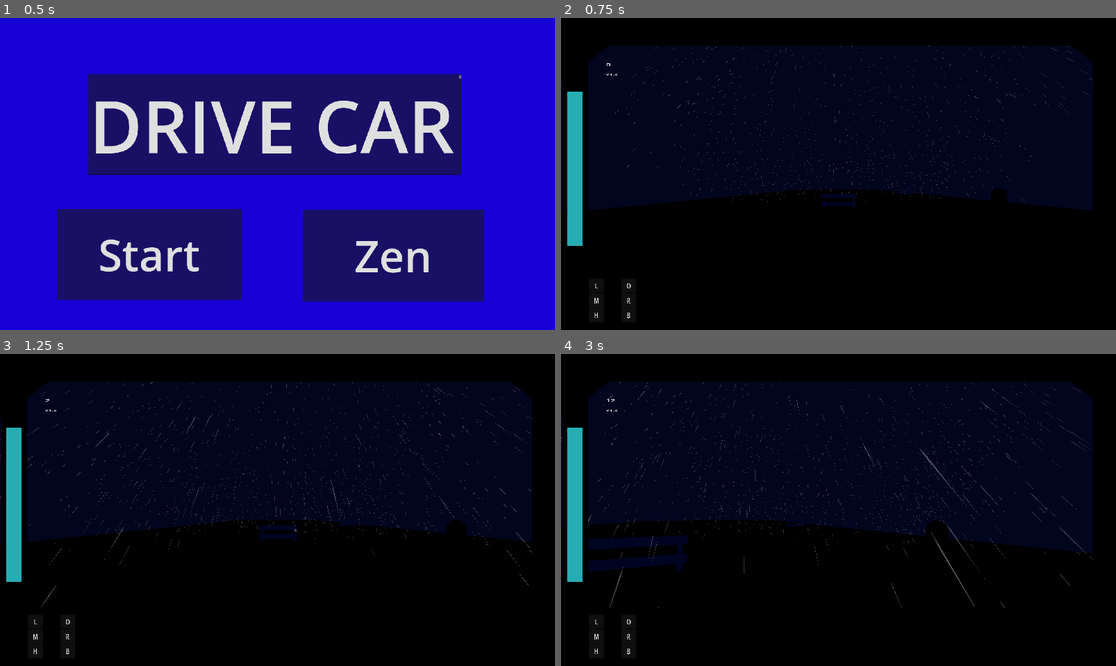
Above: before the commit, frames 1-4 (two rows, left to right).
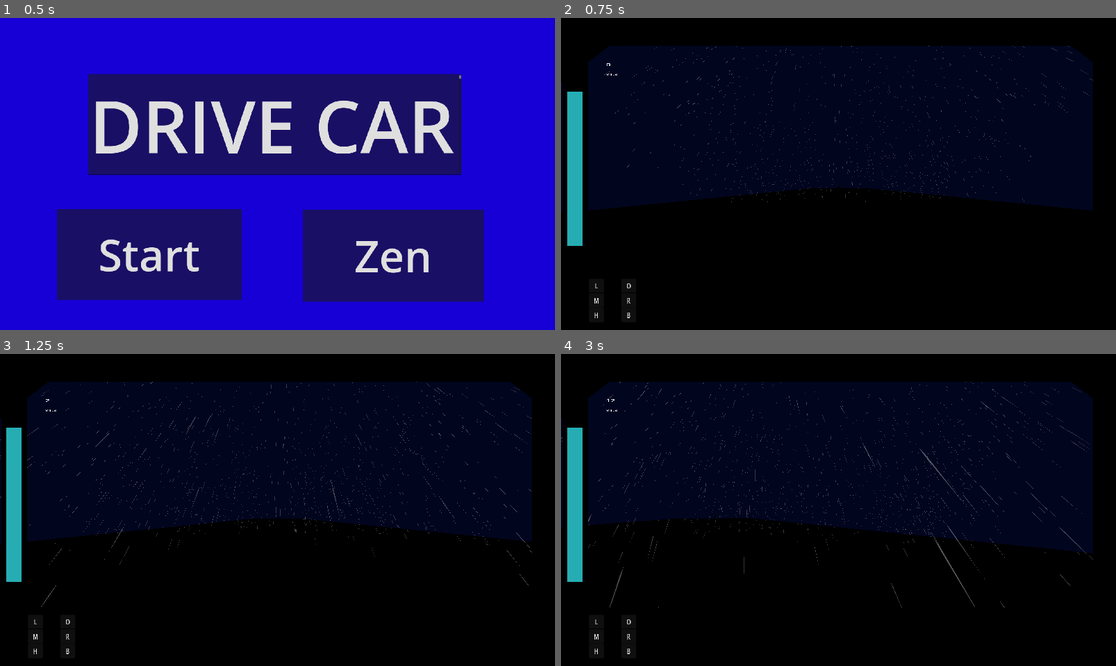
Above: after the commit, the same moments.

Repository: reniby/Southbound
Game: Godot game, scene res://Scenes/menu.tscn
Two runs of this game, one before a commit and one after it. Both use one fixed random seed, a clock stepped at 60 frames per second and the inputs below.
Inputs (mouse positions are in pixels of both pictures, inside the frame that each line leads up to):
- Up to frame 1 (0.5 s): no input
- Up to frame 2 (0.75 s): click "Start" at 0.5 s
- Up to frame 3 (1.25 s): no input
- Up to frame 4 (3 s): move the mouse to (960, 494) at 1.27 s; hold D (right) 1.28-2.03 s; move the mouse to (727, 525) at 2.02 s; hold Down (ui_down) 2.03-2.78 s; move the mouse to (894, 441) at 2.77 s; hold D (right) from 2.78 s (still down)

Frame 1 is identical in both runs. In frame 2, 0.4% of the frame differs, in the area x 42-81%, y 53-62%; in frame 3, 0.4%; in frame 4, 1.5%, in the area x 0-70%, y 51-71%.

Commit message:
refactor road script

Diff:
--- a/Scenes/World.tscn
+++ b/Scenes/World.tscn
@@ -1,9 +1,8 @@
-[gd_scene load_steps=13 format=3 uid="uid://db2h3t17k37pe"]
+[gd_scene load_steps=12 format=3 uid="uid://db2h3t17k37pe"]
 
 [ext_resource type="PackedScene" uid="uid://dgpapb3koxqf5" path="res://Scenes/road.tscn" id="1_pwtgb"]
-[ext_resource type="PackedScene" uid="uid://kyysd8qe5d2w" path="res://Scenes/obstacle.tscn" id="3_55mw3"]
 [ext_resource type="PackedScene" uid="uid://bcsuknevy4bpw" path="res://Scenes/powerup.tscn" id="3_q2fj2"]
-[ext_resource type="PackedScene" uid="uid://cgq1dxrjulyjr" path="res://Scenes/hud.tscn" id="4_od0c4"]
+[ext_resource type="PackedScene" uid="uid://bm6pwgdujbxdh" path="res://Scenes/hud.tscn" id="4_od0c4"]
 [ext_resource type="PackedScene" uid="uid://byiip1duovchx" path="res://Scenes/player.tscn" id="5_f8doh"]
 
 [sub_resource type="ProceduralSkyMaterial" id="ProceduralSkyMaterial_5lq0h"]
@@ -63,30 +62,13 @@
 transform = Transform3D(10.9452, 0, 0, 0, 1, 0, 0, 0, 14.297, 0, 0, 0)
 
 [node name="road2" parent="Roads" groups=["Road2"] instance=ExtResource("1_pwtgb")]
+transform = Transform3D(10.9452, 0, 0, 0, 1, 0, 0, 0, 14.297, 0, 0, -57)
+
+[node name="road3" parent="Roads" groups=["Road3"] instance=ExtResource("1_pwtgb")]
 transform = Transform3D(10.9452, 0, 0, 0, 1, 0, 0, 0, 14.297, 0, 0, 114)
 
-[node name="road3" parent="Roads" groups=["Road3"] instance=ExtResource("1_pwtgb")]
+[node name="road4" parent="Roads" groups=["Road4"] instance=ExtResource("1_pwtgb")]
 transform = Transform3D(10.9452, 0, 0, 0, 1, 0, 0, 0, 14.297, 0, 0, 57)
-
-[node name="Obstacles" type="Node3D" parent="."]
-
-[node name="obstacle" parent="Obstacles" instance=ExtResource("3_55mw3")]
-transform = Transform3D(2.2812, 0, 0, 0, 1.64435, 0, 0, 0, 1, 0, 0.328048, 7.96444)
-
-[node name="obstacle2" parent="Obstacles" instance=ExtResource("3_55mw3")]
-transform = Transform3D(2.2812, 0, 0, 0, 1.64435, 0, 0, 0, 1, 14.6152, 0.328048, -17.5306)
-
-[node name="obstacle3" parent="Obstacles" instance=ExtResource("3_55mw3")]
-transform = Transform3D(2.2812, 0, 0, 0, 1.64435, 0, 0, 0, 1, -10.2062, 0.328048, 72.9842)
-obstacle_type = 1
-
-[node name="PowerUps" type="Node3D" parent="."]
-
-[node name="Power Up" parent="PowerUps" instance=ExtResource("3_q2fj2")]
-transform = Transform3D(1, 0, 0, 0, 1, 0, 0, 0, 1, 12, 0.709022, 12)
-
-[node name="Power Up2" parent="PowerUps" instance=ExtResource("3_q2fj2")]
-transform = Transform3D(1, 0, 0, 0, 1, 0, 0, 0, 1, -9.85176, 0.72424, 65.1153)
 
 [node name="Env" type="Node3D" parent="."]
 
@@ -119,3 +101,8 @@
 [node name="CanvasLayer" type="CanvasLayer" parent="."]
 
 [node name="HUD" parent="CanvasLayer" instance=ExtResource("4_od0c4")]
+
+[node name="Pickups" type="Node" parent="."]
+
+[node name="Power Up" parent="Pickups" instance=ExtResource("3_q2fj2")]
+transform = Transform3D(1, 0, 0, 0, 1, 0, 0, 0, 1, 0, 0.7, 0)
--- a/Scenes/road.tscn
+++ b/Scenes/road.tscn
@@ -1,7 +1,9 @@
-[gd_scene load_steps=5 format=3 uid="uid://dgpapb3koxqf5"]
+[gd_scene load_steps=7 format=3 uid="uid://dgpapb3koxqf5"]
 
 [ext_resource type="Material" uid="uid://b4s0xnt1f6lia" path="res://Assets/Materials/Green.tres" id="1_dfht1"]
 [ext_resource type="Script" path="res://Scripts/road.gd" id="1_kwlmd"]
+[ext_resource type="PackedScene" uid="uid://bcsuknevy4bpw" path="res://Scenes/powerup.tscn" id="2_wbpfe"]
+[ext_resource type="PackedScene" uid="uid://kyysd8qe5d2w" path="res://Scenes/obstacle.tscn" id="3_6tshc"]
 
 [sub_resource type="PlaneMesh" id="PlaneMesh_qg16h"]
 
@@ -11,6 +13,8 @@
 [node name="road" type="Node3D"]
 transform = Transform3D(1.99871, 0, 0, 0, 1, 0, 0, 0, 1.97951, 0, 0, 0)
 script = ExtResource("1_kwlmd")
+pickup = ExtResource("2_wbpfe")
+obstacle = ExtResource("3_6tshc")
 
 [node name="StaticBody3D" type="StaticBody3D" parent="."]
 transform = Transform3D(2, 0, 0, 0, 2, 0, 0, 0, 2, 0, 0, 0)
--- a/Scripts/road.gd
+++ b/Scripts/road.gd
@@ -3,22 +3,32 @@
 @onready var road_1: Node3D = $"../road1"
 @onready var road_2: Node3D = $"../road2"
 @onready var road_3: Node3D = $"../road3"
+@onready var road_4: Node3D = $"../road4"
+@onready var pickups: Node = $"../../Pickups"
+
+@export var pickup: PackedScene
+@export var obstacle: PackedScene
 
 @onready var player: VehicleBody3D = $"../../Player"
+var road_blocks = 4
+var road_size = 57
 
+var blocks_found = 0
 
 func _on_area_3d_area_entered(area: Area3D) -> void:
 	if area.get_parent_node_3d().name == "Player":
-		print(self.get_groups())
+		blocks_found += 1
 		var prev_road
-		if self.is_in_group("Road1"): prev_road = road_2
-		elif self.is_in_group("Road2"): prev_road = road_3
-		else: prev_road = road_1
-		print("prev: ", prev_road)
 
+		var road_order = ["Road1","Road2","Road3","Road4"]
+		var roads = [road_1, road_2, road_3, road_4]
+		for r in len(road_order):
+			if self.is_in_group(road_order[r]):
+				prev_road = roads[(r+2)%4]
 
-		prev_road.position.z -= 57 * 3
-		for items in prev_road.get_node("Area3D").get_overlapping_areas():
-			if items.get_parent_node_3d().name != "Player":
-				items.position.z -= 57 * 3
-				items.get_node("Mesh").visible = true
+		prev_road.position.z -= road_size * road_blocks
+		for i in blocks_found:
+			var new_pickup = pickup.instantiate()
+			new_pickup.position.z = prev_road.position.z
+			new_pickup.position.y = 0.7
+			pickups.add_child(new_pickup)
